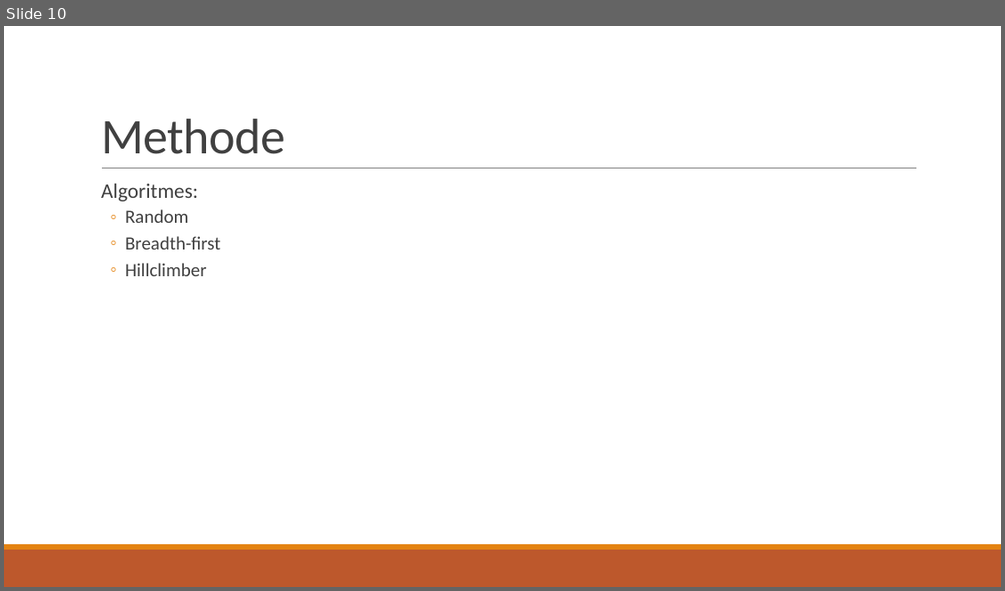
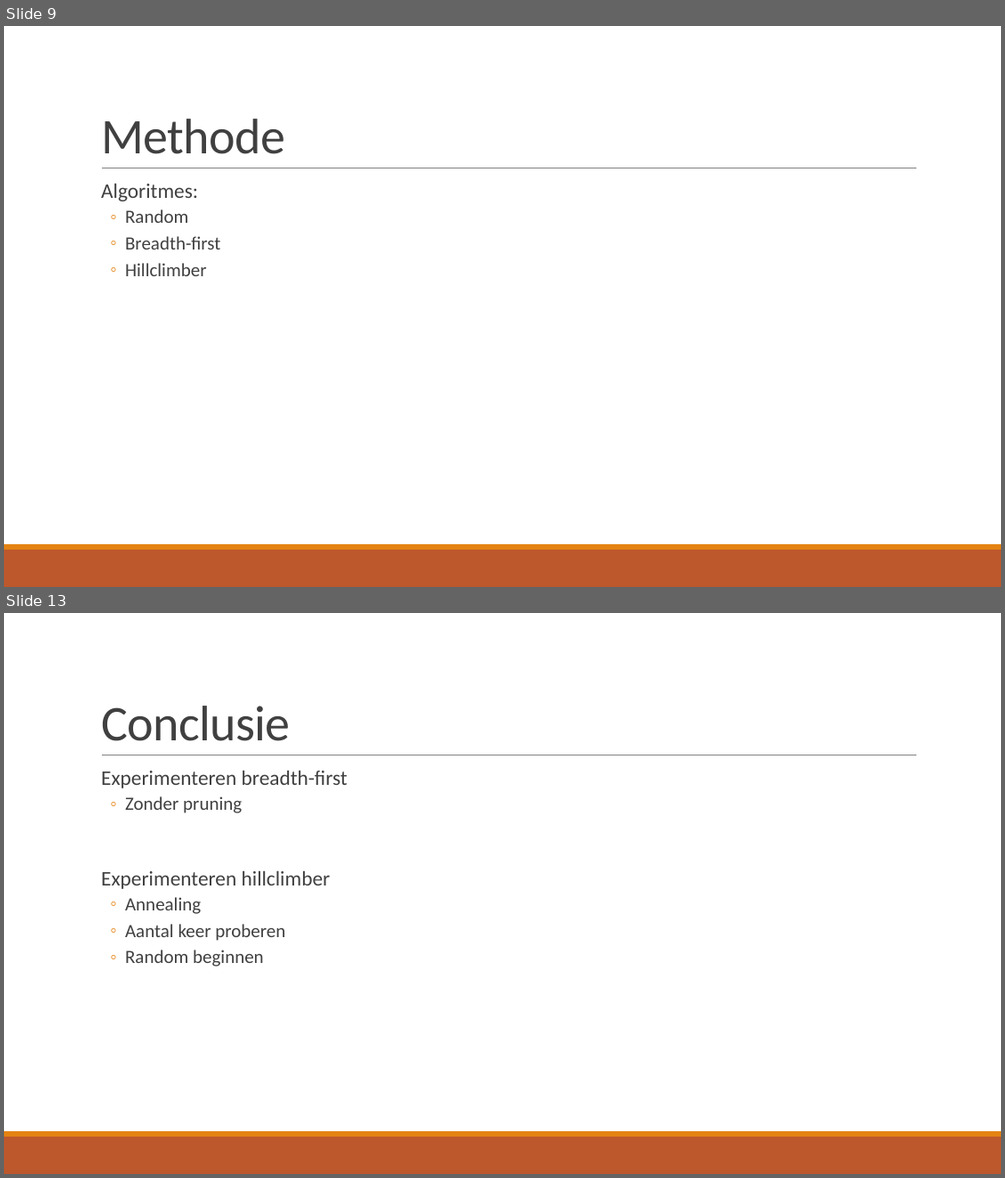
Before and after one commit to LunarLite/Proteasen, a slide deck: Presentations/Proteasen - week 1.pptx. Shown one above the other, each under a label of ours: slide 10 before the commit, slides 9 and 13 after it; the slides between them are not shown. The pictures are 1005x591 and 1005x1178 pixels, drawn with LibreOffice and Linux fonts; fonts in the diff are those of the drawing. Boxes give left, top, right and bottom in pixels: in the first picture for what was removed or moved away, otherwise in the second. Text is boxed around its words. In the diff, an @@ line names an element or a change of style, - is before the commit and + after.

```diff
--- a/Presentations/Proteasen - week 1.pptx
+++ b/Presentations/Proteasen - week 1.pptx
@@ slide 13 added at <box>4,613,1001,1174</box>, background #FFFFFF; not listed: 3 template elements that a slide beside it also shows @@
@@ title added at <box>101,706,291,741</box>, 48 pt, text #404040 @@
+Conclusie
@@ text added at <box>101,771,348,966</box>, 18 pt, text #404040 @@
+  Experimenteren breadth-first
+  ◦ Zonder pruning
+  Experimenteren hillclimber
+  ◦ Annealing
+  ◦ Aantal keer proberen
+  ◦ Random beginnen
@@ what was slide 10 is now slide 9 @@
```
Also in this commit, not shown: 1 slide changed, 2 other slides added, 3 slides removed.
